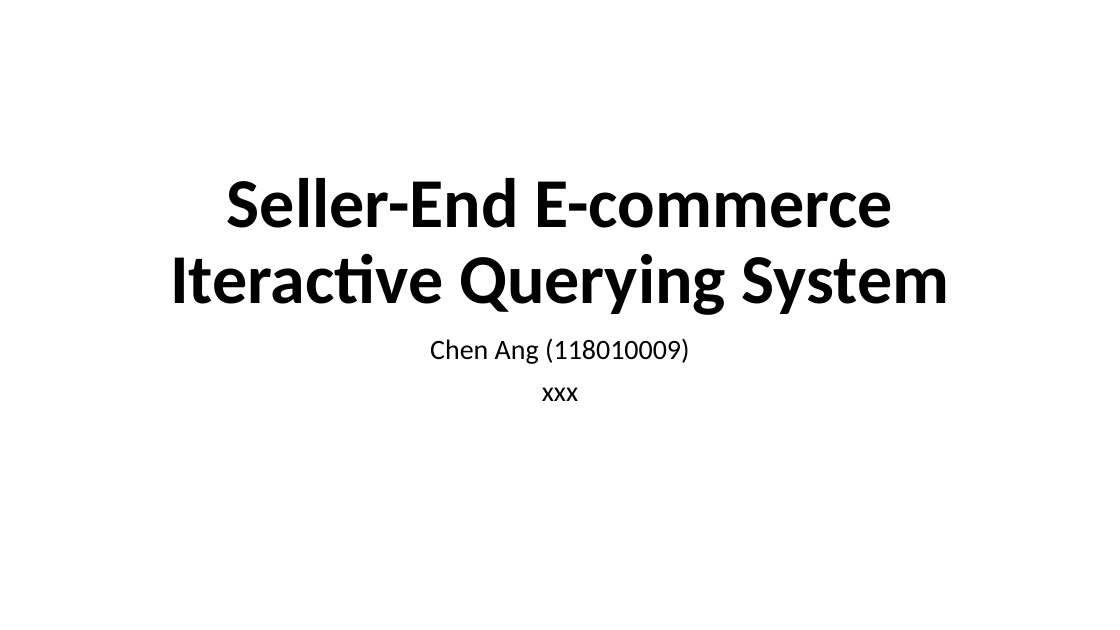
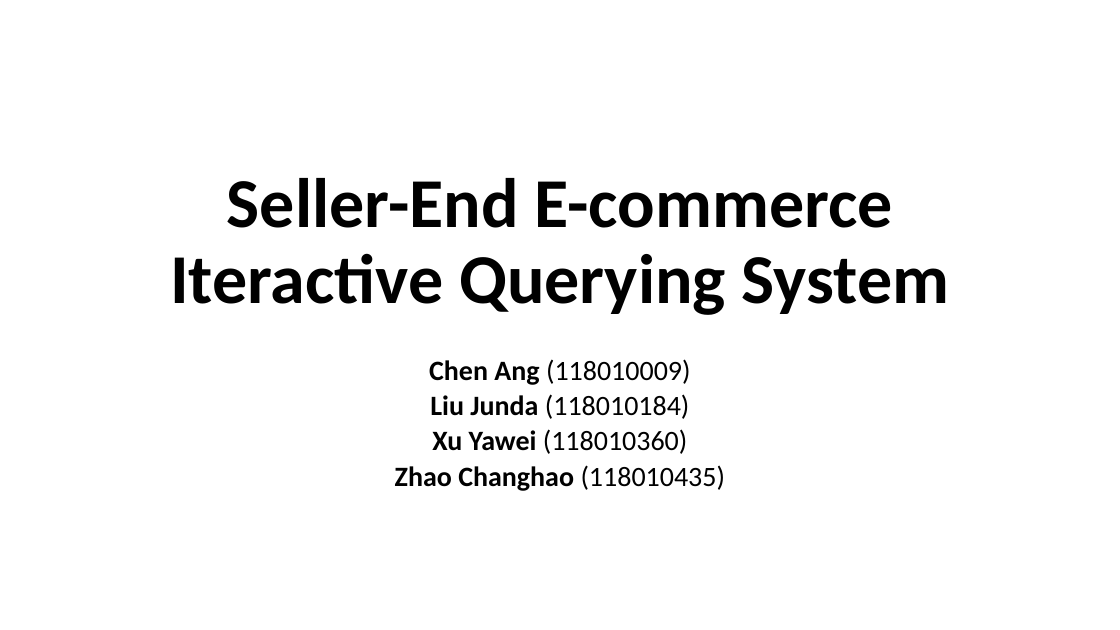
Before and after one commit to Depersonalizc/e-commerce-database, a slide deck: slide 1 of group_presentation.pptx. Drawn at 1120x630 pixels with LibreOffice and Linux fonts; fonts in the diff are those of the drawing. Boxes give left, top, right and bottom in pixels: in the first picture for what was removed or moved away, otherwise in the second. Text is boxed around its words. In the diff, an @@ line names an element or a change of style, - is before the commit and + after.

```diff
--- a/group_presentation.pptx
+++ b/group_presentation.pptx
@@ subtitle "Chen Ang (118010009)" moved from (x1=430, y1=338, x2=690, y2=401) to (x1=395, y1=359, x2=726, y2=491) @@
@@ subtitle at (x1=429, y1=359, x2=691, y2=385): bold on in "Chen Ang"; line spacing 0.9 to 0.7 @@
@@ subtitle at (x1=395, y1=394, x2=726, y2=491): text changed @@
-xxx
+Liu Junda (118010184)
+Xu Yawei (118010360)
+Zhao Changhao (118010435)
```
Also in this commit, not shown: 3 other slides changed, 8 slides added, 8 other files.
